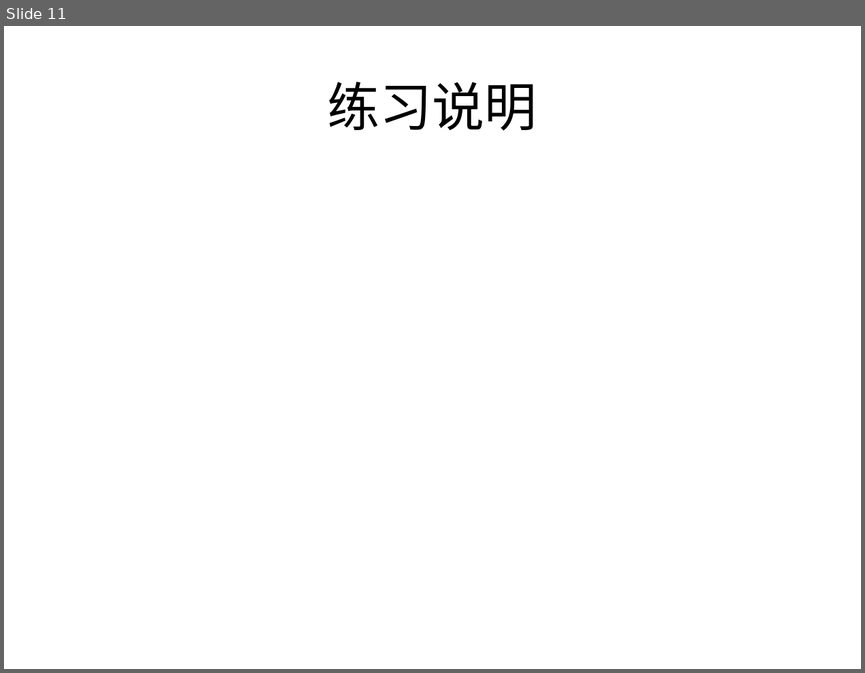
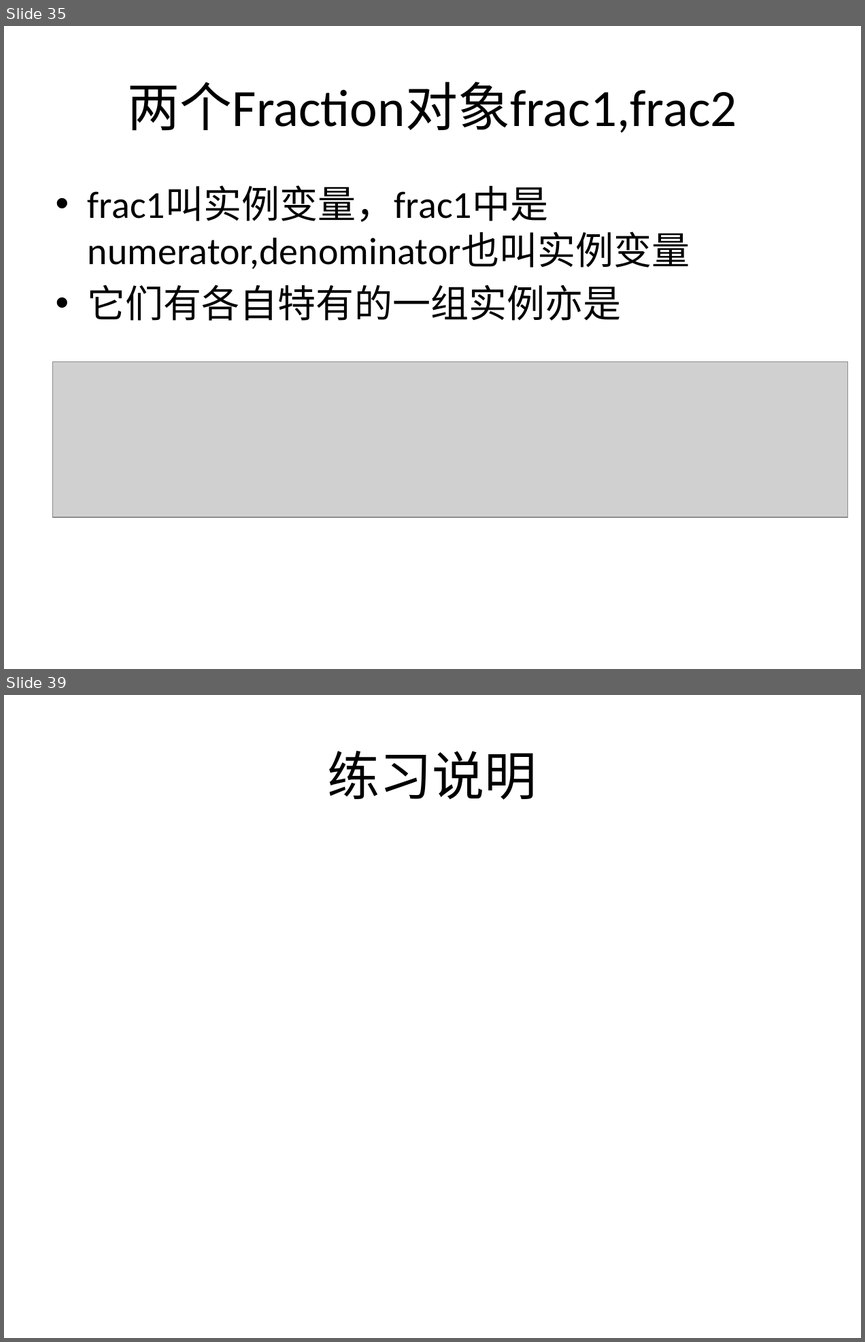
Before and after one commit to Jaykong/Programming_In_OC, a slide deck: CoursePPT/chap3_class_object_method.pptx. Shown one above the other, each under a label of ours: slide 11 before the commit, slides 35 and 39 after it; the slides between them are not shown. The pictures are 865x673 and 865x1342 pixels, drawn with LibreOffice and Linux fonts; fonts in the diff are those of the drawing; grey boxes stand for pictures. Boxes give left, top, right and bottom in pixels: in the first picture for what was removed or moved away, otherwise in the second. Text is boxed around its words. In the diff, an @@ line names an element or a change of style, - is before the commit and + after.

```diff
--- a/CoursePPT/chap3_class_object_method.pptx
+++ b/CoursePPT/chap3_class_object_method.pptx
@@ slide 35 added at [4,26,861,669], background #FFFFFF @@
@@ title added at [128,82,737,133], 44 pt, text #000000 @@
+两个Fraction对象frac1,frac2
@@ text added at [88,186,690,320], 32 pt, text #000000 @@
+• frac1叫实例变量，frac1中是numerator,denominator也叫实例变量
+• 它们有各自特有的一组实例亦是
@@ picture added at [53,361,848,517] @@
@@ what was slide 11 is now slide 39 @@
```
Also in this commit, not shown: 7 slides changed, 29 other slides added, 2 slides removed, 1 other file.
